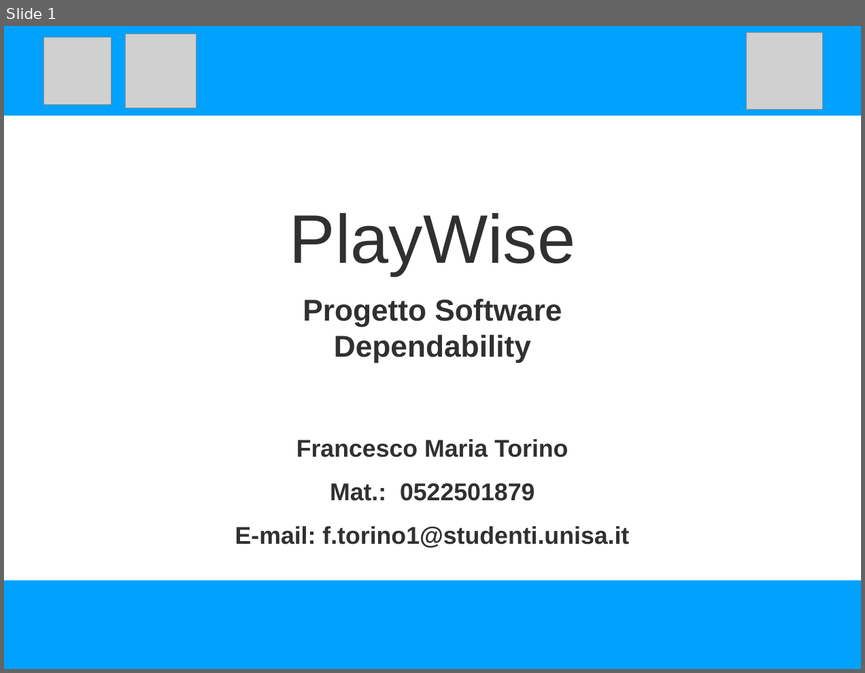
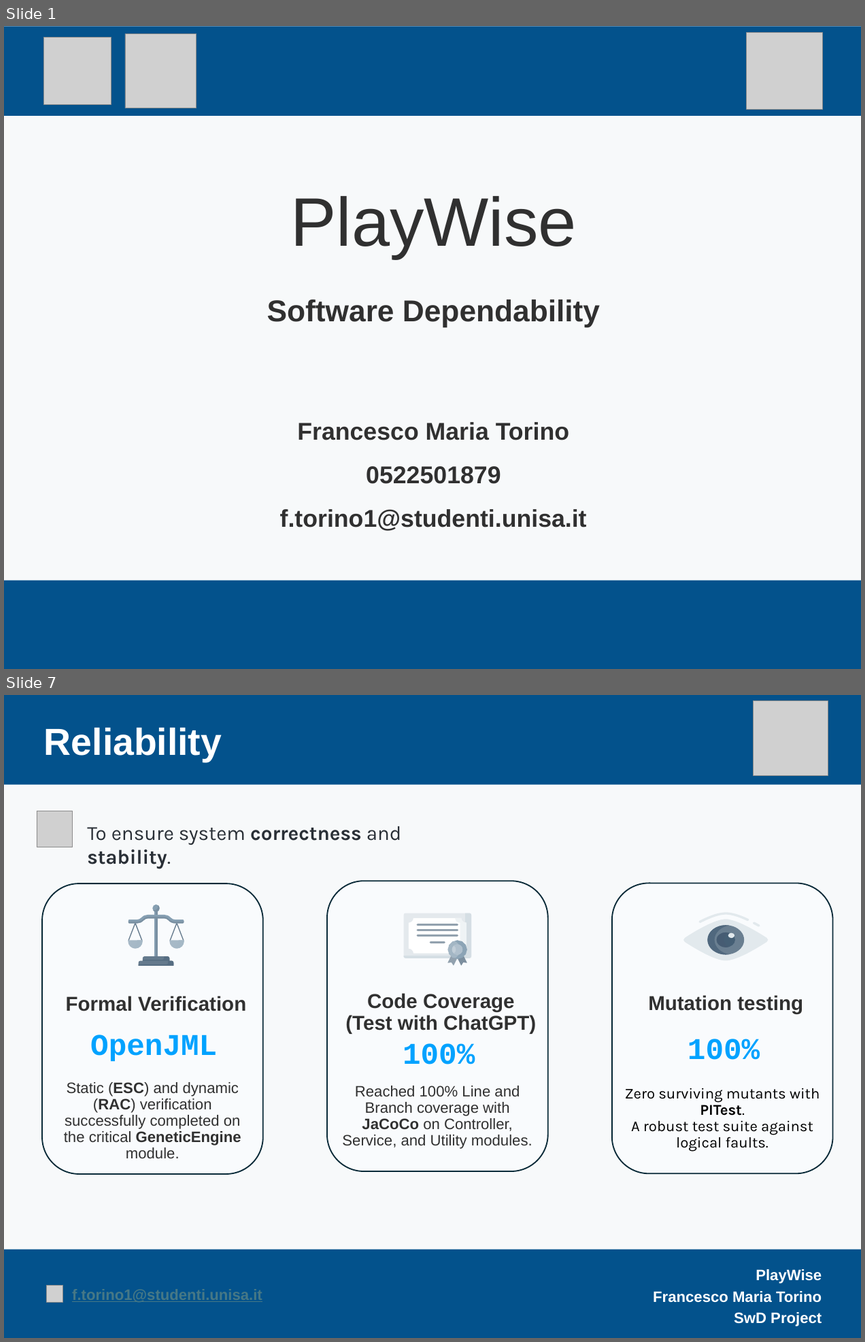
Before and after one commit to FrancescoTorino1999/PlayWiseDependability, a slide deck: Presentazione/Presentazione Playwise SwD.pptx. Shown one above the other, each under a label of ours: slide 1 before the commit, slides 1 and 7 after it; the slides between them are not shown. The pictures are 865x673 and 865x1342 pixels, drawn with LibreOffice and Linux fonts; fonts in the diff are those of the drawing; grey boxes stand for pictures. Boxes give left, top, right and bottom in pixels: in the first picture for what was removed or moved away, otherwise in the second. Text is boxed around its words. In the diff, an @@ line names an element or a change of style, - is before the commit and + after.

```diff
--- a/Presentazione/Presentazione Playwise SwD.pptx
+++ b/Presentazione/Presentazione Playwise SwD.pptx
@@ slide 7 added at (4,695,861,1338), background #F7F9FA @@
@@ rectangle added at (4,695,861,785), fill #03528C @@
@@ picture added at (753,701,827,776) @@
@@ text added at (44,728,222,762), 45 pt, text #FFFFFF, bold @@
+Reliability
@@ picture added at (37,811,73,847) @@
@@ text added at (87,826,402,868), 24 pt, text #292F36, bold @@
+To ensure system correctness and stability.
@@ rounded rectangle added at (42,883,263,1174), fill #F9FBFD, outline #092A39 1.5 pt @@
@@ rounded rectangle added at (327,881,548,1171), fill #F9FBFD, outline #092A39 1.5 pt @@
@@ rounded rectangle added at (612,883,833,1174), fill #F9FBFD, outline #092A39 1.5 pt @@
@@ group added at (683,913,768,960): 9 freeform shapes @@
@@ group added at (403,913,471,966): 16 freeform shapes @@
@@ group added at (128,904,184,966): 16 freeform shapes @@
@@ text added at (66,996,246,1011), 24 pt, text #303030, bold @@
+Formal Verification
@@ text added at (345,993,536,1033), 24 pt, text #303030, bold @@
+Code Coverage
+(Test with ChatGPT)
@@ text added at (648,995,803,1014), 24 pt, text #303030, bold @@
+Mutation testing
@@ text added at (90,1034,217,1062), 36 pt, text #00A2FF, bold @@
+OpenJML
@@ text added at (687,1038,759,1059), 36 pt, text #00A2FF, bold @@
+100%
@@ text added at (402,1043,475,1064), 36 pt, text #00A2FF, bold @@
+100%
@@ text added at (64,1082,241,1159), 18 pt, text #303030 @@
+Static (ESC) and dynamic (RAC) verification successfully completed on the critical GeneticEngine module.
@@ text added at (342,1085,532,1149), 18 pt, text #303030 @@
+Reached 100% Line and Branch coverage with JaCoCo on Controller, Service, and Utility modules.
@@ text added at (625,1087,819,1151), 18 pt, text #000000 @@
+Zero surviving mutants with PITest.
+A robust test suite against logical faults.
@@ rectangle added at (4,1249,861,1338), fill #03528C @@
@@ picture added at (46,1285,63,1302) @@
@@ text added at (653,1269,821,1326), 18 pt, text #FFFFFF, bold @@
+PlayWise
+Francesco Maria Torino
+SwD Project
@@ text added at (72,1289,262,1302), 18 pt, text #467886, bold, underline @@
+f.torino1@studenti.unisa.it
@@ slide 1 changed as well @@
@@ background #FFFFFF to #F7F9FA @@
@@ rectangle at (4,27,861,116): fill #00A1FF to #03528C @@
@@ title "PlayWise": place and size @@
-title "PlayWise" at (290,213,575,276)
+title "PlayWise" at (290,196,576,259)
@@ text at (267,299,600,327): text changed @@
-Progetto Software Dependability
+Software Dependability
@@ text at (280,422,587,531): text changed @@
-Francesco Maria Torino
-Mat.: 0522501879
-E-mail: f.torino1@studenti.unisa.it
+Francesco Maria Torino
+0522501879
+f.torino1@studenti.unisa.it
@@ rectangle at (4,580,861,669): fill #00A1FF to #03528C @@
```
Also in this commit, not shown: 6 other slides changed, 5 other slides added, 3 other files.
